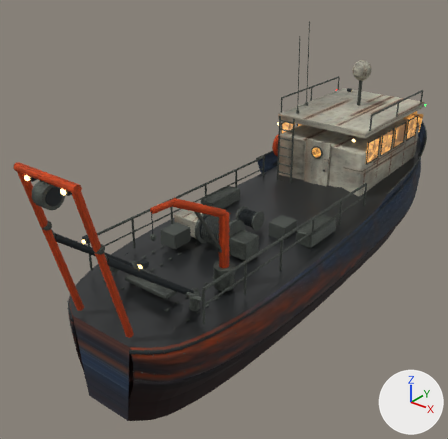
The glTF model models/web/boat.glb as it was, and as the next commit left it.
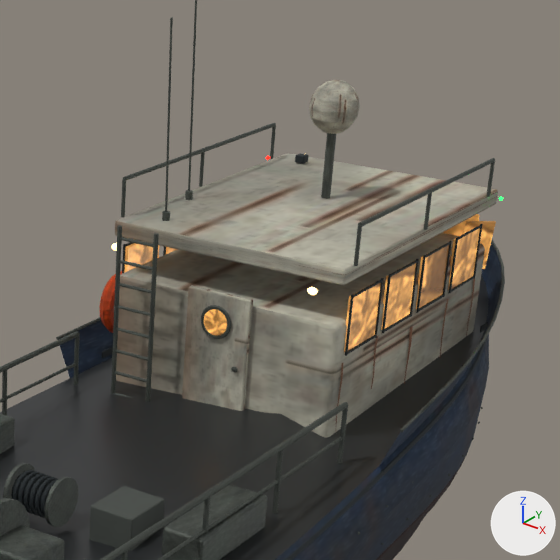
Old and new are each drawn whole from a 50 mm lens placed at (8.04, -13.22, 8.01), pointed at (-0.96, -1.97, 1.04) and again close up on the part from 52% to 100% of the width and 7% to 55% of the height. The lights are fixed; the arrows at lower right show +X, +Y and +Z. The first two pictures are the older version. Where no turn or scale is listed for an object, it has been applied to the vertices. Vertices at exactly the same position are counted once.
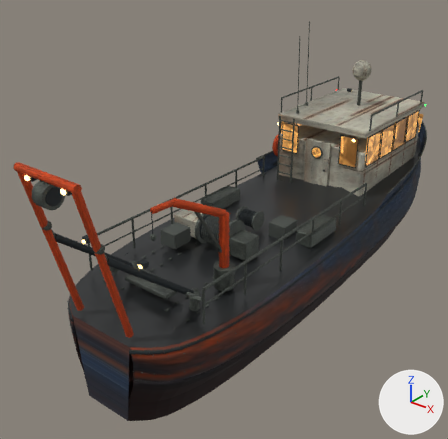
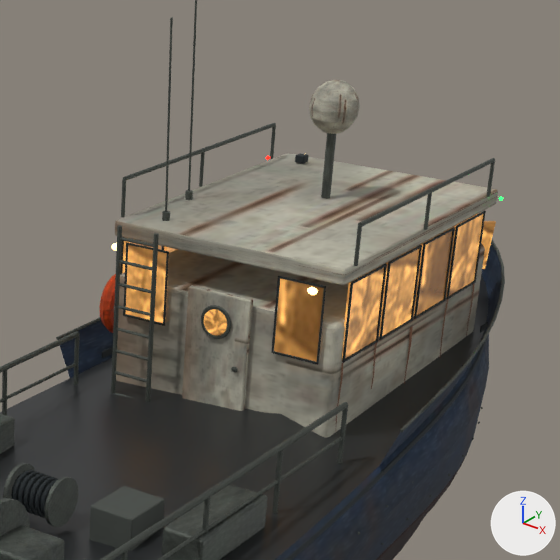
Pixel boxes (x1, y1, x2, y2) of what changed, in the close-ups (560 x 560 px; the box of a moved part takes in the faces that stretch with it):
```json
{"object": "Mesh_7", "change": "reshaped", "before": [124, 214, 496, 352], "after": [122, 214, 496, 361], "on screen": "6% taller"}
{"part": 1, "of": "me_mesh_4", "change": "moved or reshaped", "before": [382, 274, 391, 333], "after": [411, 245, 422, 321]}
{"part": 2, "of": "me_mesh_4", "change": "moved or reshaped", "before": [449, 237, 458, 293], "after": [474, 212, 486, 283]}
{"part": 3, "of": "me_mesh_4", "change": "deleted", "before": [122, 224, 483, 356]}
{"part": 4, "of": "me_mesh_4", "change": "added", "after": [120, 211, 486, 365]}
{"part": 5, "of": "me_mesh_7", "change": "added", "after": [125, 245, 169, 323], "on screen": "orange"}
{"part": 6, "of": "me_mesh_7", "change": "added", "after": [274, 279, 324, 361], "on screen": "brown"}
{"part": 7, "of": "me_mesh_7", "change": "moved or reshaped", "before": [124, 243, 177, 272], "after": [122, 241, 177, 273], "on screen": "mostly hidden afterwards"}
{"part": 8, "of": "me_mesh_7", "change": "moved or reshaped", "before": [344, 228, 480, 352], "after": [342, 214, 483, 359]}
```

Edits to the scene script, one JSON object a line:
```json
{"block": "me_mesh_4", "where": "# used by ob_mesh_4; location = (-3.1, 6.99, -0.9)"}
{"op": "remove", "block": "me_mesh_4", "code": "me_mesh_4.from_pydata(...)  # 4933 vertices, 9684 faces; spans x 1.01..5.19, y -14.89..0.0, z 1.0..5.11"}
{"op": "add", "block": "me_mesh_4", "code": "me_mesh_4.from_pydata(...)  # 5241 vertices, 10508 faces; spans x 1.01..5.19, y -14.89..0.0, z 1.0..5.11"}
{"block": "me_mesh_4", "change": "me_mesh_4 part 1: the loose piece of 56 vertices spanning x 4.45..4.46, y -5.01..-4.99, z 3.05..3.69 is scaled about its middle by (1, 1, 1.31), then moved by (0.0, 0.7, 0.04)"}
{"block": "me_mesh_4", "change": "me_mesh_4 part 2: the loose piece of 56 vertices spanning x 4.45..4.46, y -3.35..-3.33, z 3.05..3.69 is scaled about its middle by (1, 1, 1.31), then moved by (0.0, 0.7, 0.04)"}
{"block": "me_mesh_4", "change": "me_mesh_4 part 3: 28 loose pieces with 1568 vertices, spanning x 1.74..4.46, y -5.84..-2.67, z 3.05..3.69, are deleted"}
{"block": "me_mesh_4", "change": "me_mesh_4 part 4: 1876 vertices added at x 1.74..4.46, y -6.07..-2.63, z 2.98..3.83"}
{"block": "me_mesh_4", "change": "other edits to the shape of me_mesh_4 do not show in these pictures"}
{"block": "me_mesh_7", "where": "# used by ob_mesh_7; location = (-3.04, 18.65, 0.82)"}
{"op": "remove", "block": "me_mesh_7", "code": "me_mesh_7.from_pydata(...)  # 776 vertices, 1496 faces; spans x 1.63..4.46, y -17.79..-13.86, z 1.32..1.97"}
{"op": "add", "block": "me_mesh_7", "code": "me_mesh_7.from_pydata(...)  # 888 vertices, 1712 faces; spans x 1.63..4.46, y -17.79..-13.86, z 1.28..2.09"}
{"block": "me_mesh_7", "change": "me_mesh_7 part 5: a new loose piece of 56 vertices spanning x 1.89..2.38, y -17.72..-17.68, z 1.28..2.06, in mat_window_lit"}
{"block": "me_mesh_7", "change": "me_mesh_7 part 6: a new loose piece of 56 vertices spanning x 3.71..4.2, y -17.72..-17.68, z 1.28..2.06, in mat_window_lit"}
{"block": "me_mesh_7", "change": "me_mesh_7 part 7: 224 vertices moved from x 1.69..1.73, y -17.48..-14.35, z 1.36..1.94 to x 1.69..1.73, y -17.52..-14.31, z 1.29..2.09"}
{"block": "me_mesh_7", "change": "me_mesh_7 part 8: 224 vertices moved from x 4.36..4.39, y -17.48..-14.35, z 1.36..1.94 to x 4.36..4.39, y -17.52..-14.31, z 1.29..2.09"}
```
